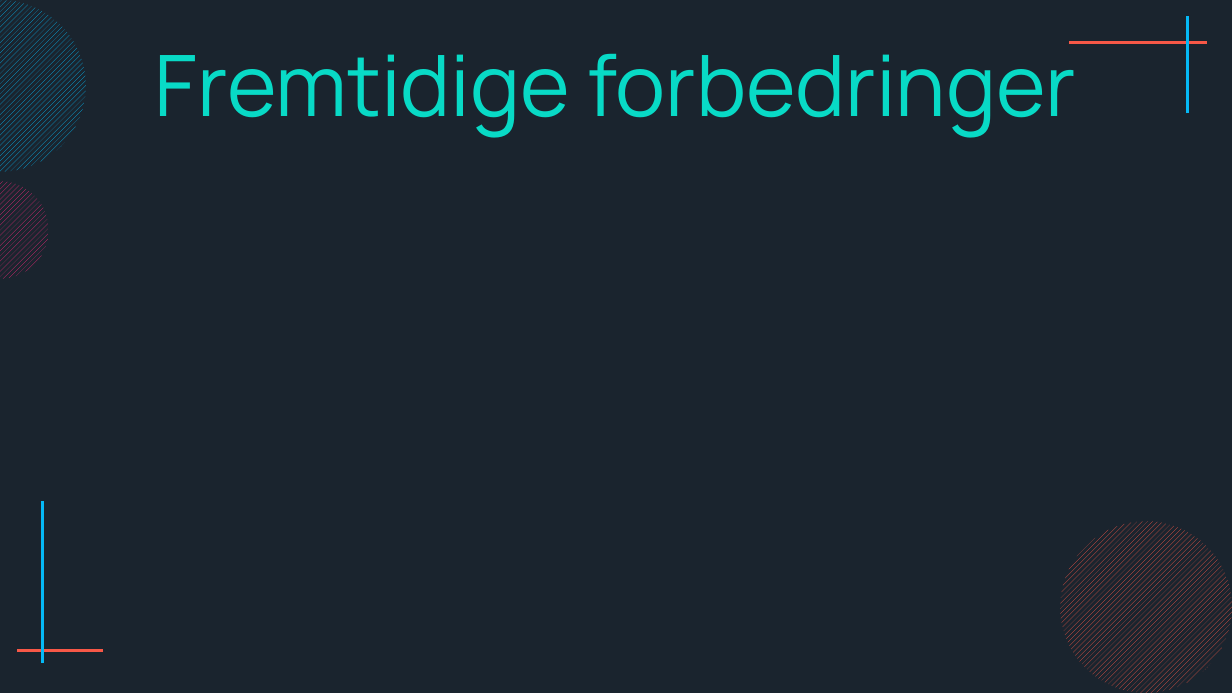
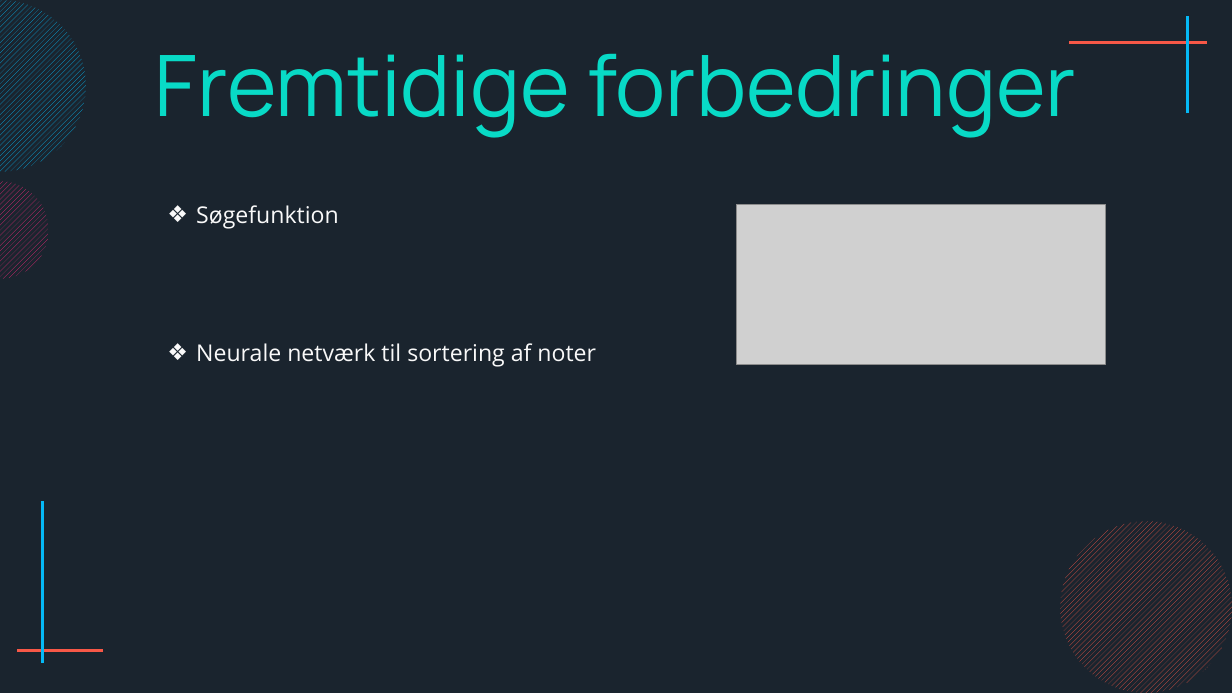
Before and after one commit to Andreasgdp/NoteSort, a slide deck: slide 7 of 2 - Info/Notesort presentation.pptx (slide 6 before the commit). Drawn at 1232x693 pixels with LibreOffice and Linux fonts; fonts in the diff are those of the drawing; grey boxes stand for pictures. Boxes give left, top, right and bottom in pixels: in the first picture for what was removed or moved away, otherwise in the second. Text is boxed around its words. In the diff, an @@ line names an element or a change of style, - is before the commit and + after.

```diff
--- a/2 - Info/Notesort presentation.pptx
+++ b/2 - Info/Notesort presentation.pptx
@@ text added at <box>196,205,596,367</box>, 18 pt, text #F9F9F9 @@
+❖ Søgefunktion
+❖ Neurale netværk til sortering af noter
@@ picture added at <box>737,204,1105,365</box> @@
```
Also in this commit, not shown: 1 other slide changed, 1 slide added, 10 other files.
